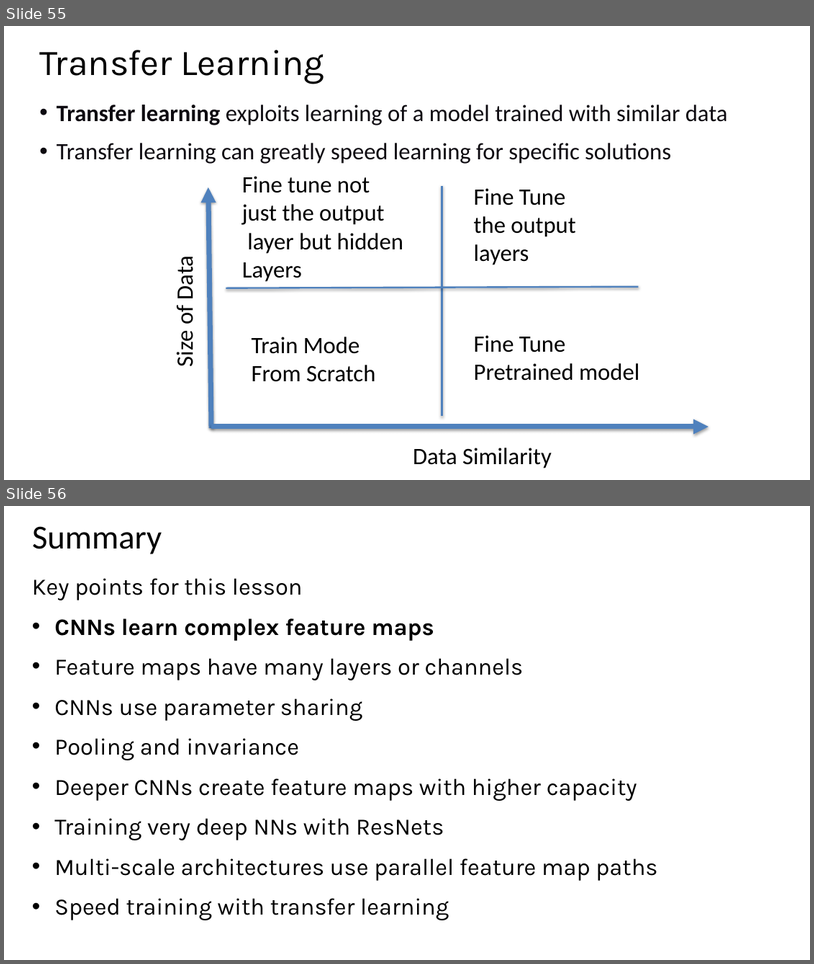
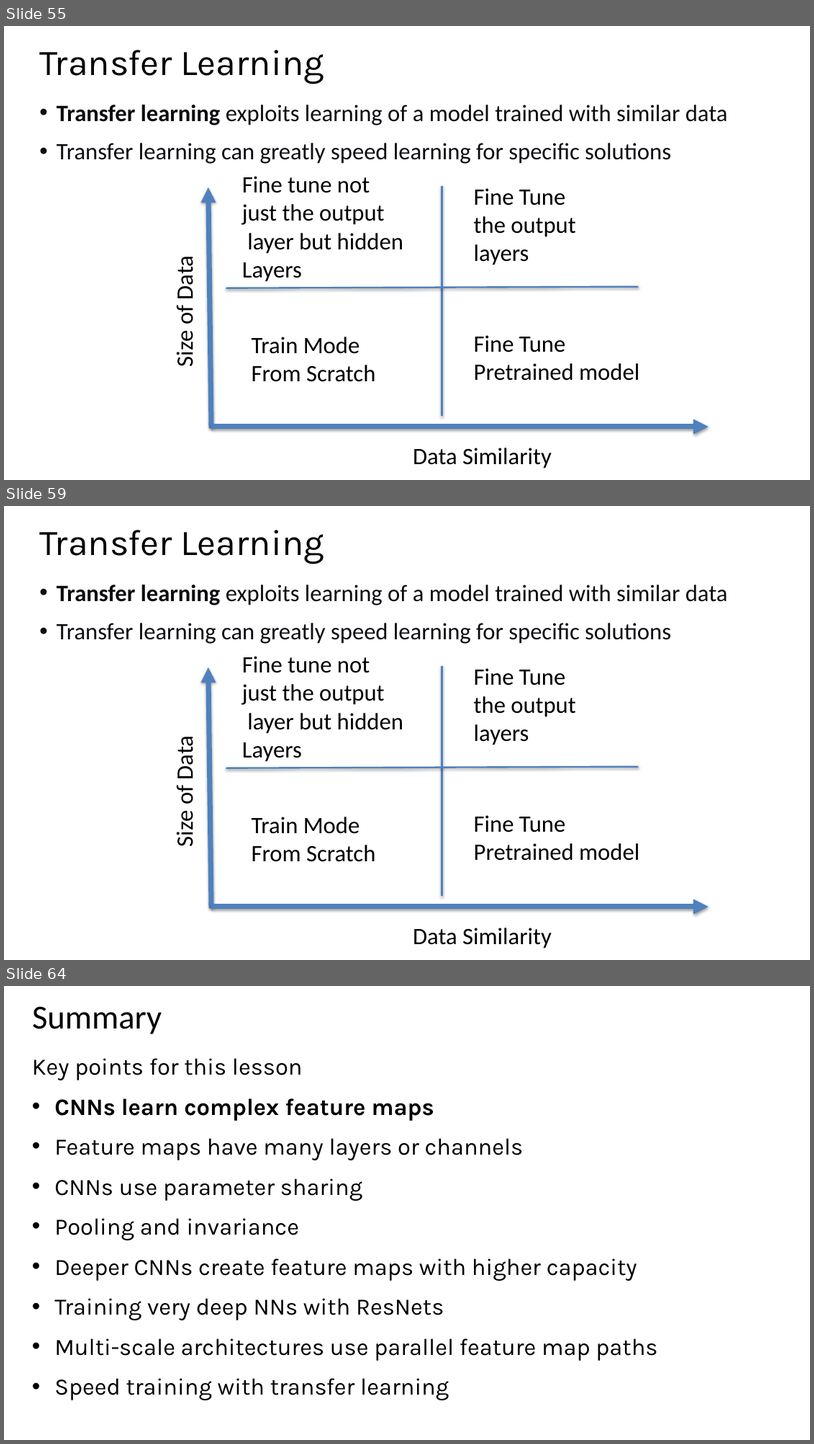
Before and after one commit to StephenElston/CSCI-E25, a slide deck: Slides/6_ConvolutionalNNs.pptx. Shown one above the other, each under a label of ours: slides 55 and 56 before the commit, slides 55, 59 and 64 after it; the slides between them are not shown. The pictures are 814x964 and 814x1444 pixels, drawn with LibreOffice and Linux fonts; fonts in the diff are those of the drawing; background and template pictures are left out. Boxes give left, top, right and bottom in pixels: in the first picture for what was removed or moved away, otherwise in the second. Text is boxed around its words. In the diff, an @@ line names an element or a change of style, - is before the commit and + after.

Commit message:
Added slides on tranfer learning and data augmentation

```diff
--- a/Slides/6_ConvolutionalNNs.pptx
+++ b/Slides/6_ConvolutionalNNs.pptx
@@ slide 59 added at <box>4,506,810,960</box>, background #FFFFFF @@
@@ text added at <box>39,530,324,564</box>, 43.2 pt, text #000000 @@
+Transfer Learning
@@ text added at <box>57,584,728,644</box>, 28 pt, text #0D0A10 @@
+• Transfer learning exploits learning of a model trained with similar data
+• Transfer learning can greatly speed learning for specific solutions
@@ text added at <box>242,656,404,762</box>, 28 pt, text #000000 @@
+Fine tune not
+just the output
+layer but hidden
+Layers
@@ arrow added from (211, 908) to (208, 667), #4F81BD 6 pt @@
@@ line added from (442, 666) to (442, 896), #4F81BD 2 pt @@
@@ text added at <box>474,668,576,745</box>, 28 pt, text #000000 @@
+Fine Tune
+the output
+layers
@@ text added at <box>170,740,199,846</box>, 28 pt, text #000000 @@
+Size of Data
@@ line added from (226, 768) to (638, 767), #4F81BD 2 pt @@
@@ text added at <box>252,816,376,862</box>, 28 pt, text #000000 @@
+Train Mode
+From Scratch
@@ text added at <box>474,815,640,860</box>, 28 pt, text #000000 @@
+Fine Tune
+Pretrained model
@@ arrow added from (211, 906) to (709, 906), #4F81BD 6 pt @@
@@ text added at <box>413,927,552,948</box>, 28 pt, text #000000 @@
+Data Similarity
@@ what was slide 56 is now slide 64 @@
```
Also in this commit, not shown: 1 slide changed, 7 other slides added.
